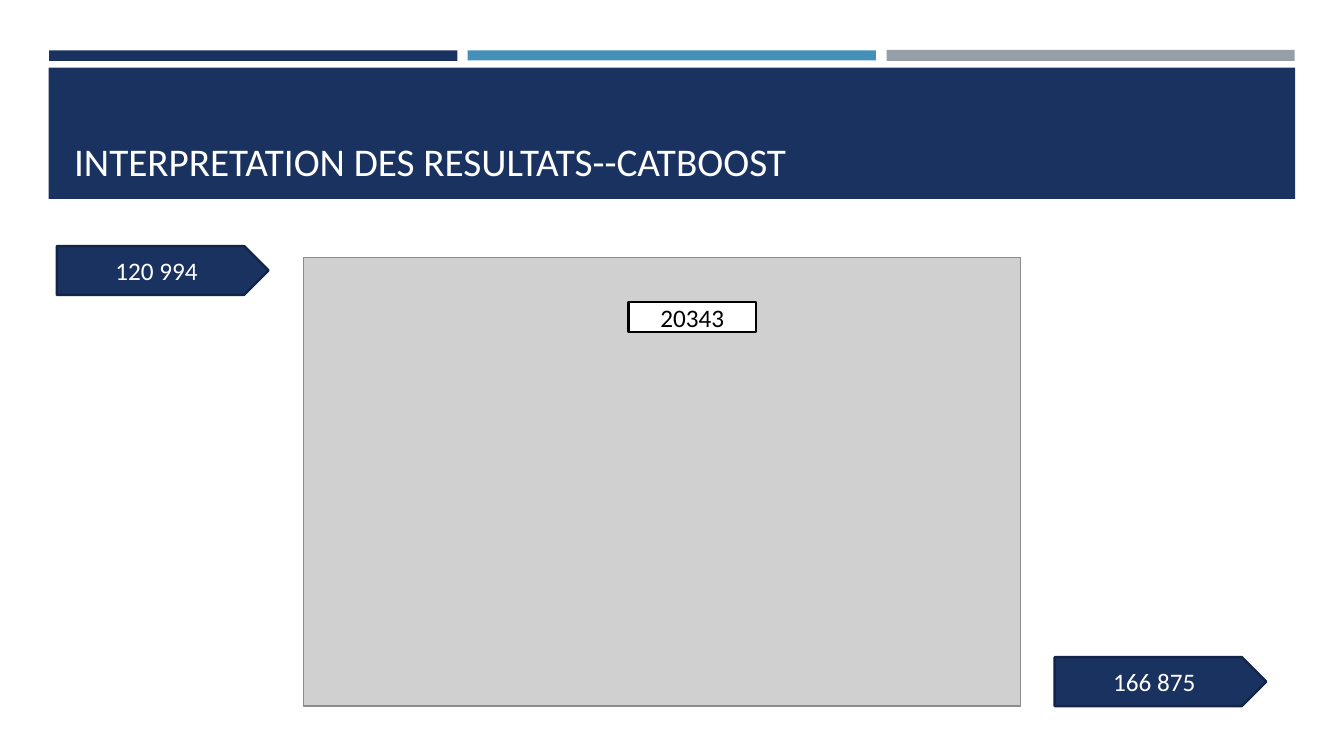
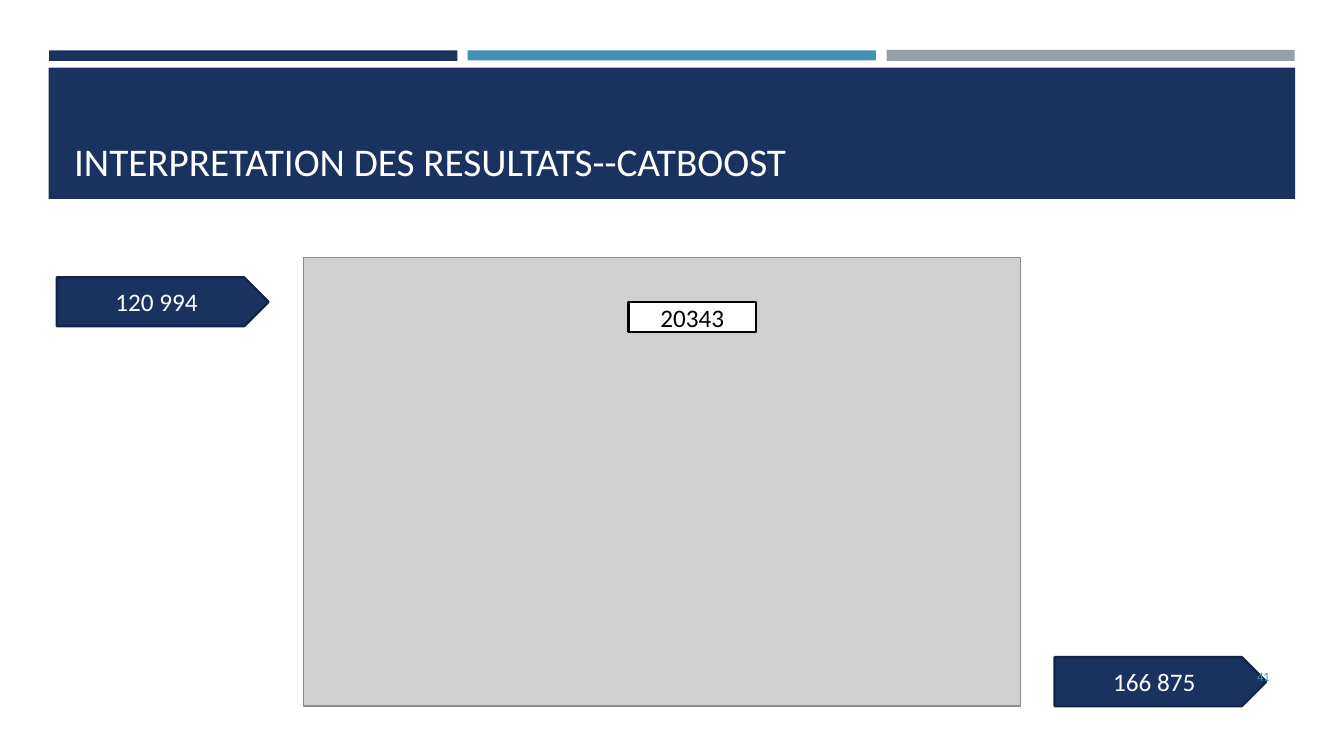
Before and after one commit to yasran02/Projet-ML-House-prices-predictions, a slide deck: slide 41 of Powerpoint/EXPOSE_ML.pptx (slide 40 before the commit). Drawn at 1344x756 pixels with LibreOffice and Linux fonts; fonts in the diff are those of the drawing; grey boxes stand for pictures. Boxes give left, top, right and bottom in pixels: in the first picture for what was removed or moved away, otherwise in the second. Text is boxed around its words. In the diff, an @@ line names an element or a change of style, - is before the commit and + after.

```diff
--- a/Powerpoint/EXPOSE_ML.pptx
+++ b/Powerpoint/EXPOSE_ML.pptx
@@ pentagon arrow "120 994" moved from (x1=56, y1=246, x2=268, y2=294) to (x1=56, y1=277, x2=268, y2=326) @@
@@ page number added at (x1=1257, y1=671, x2=1270, y2=685), 9 pt, text #4590B8 @@
+41
```
Also in this commit, not shown: 33 other slides changed, 2 slides added.
